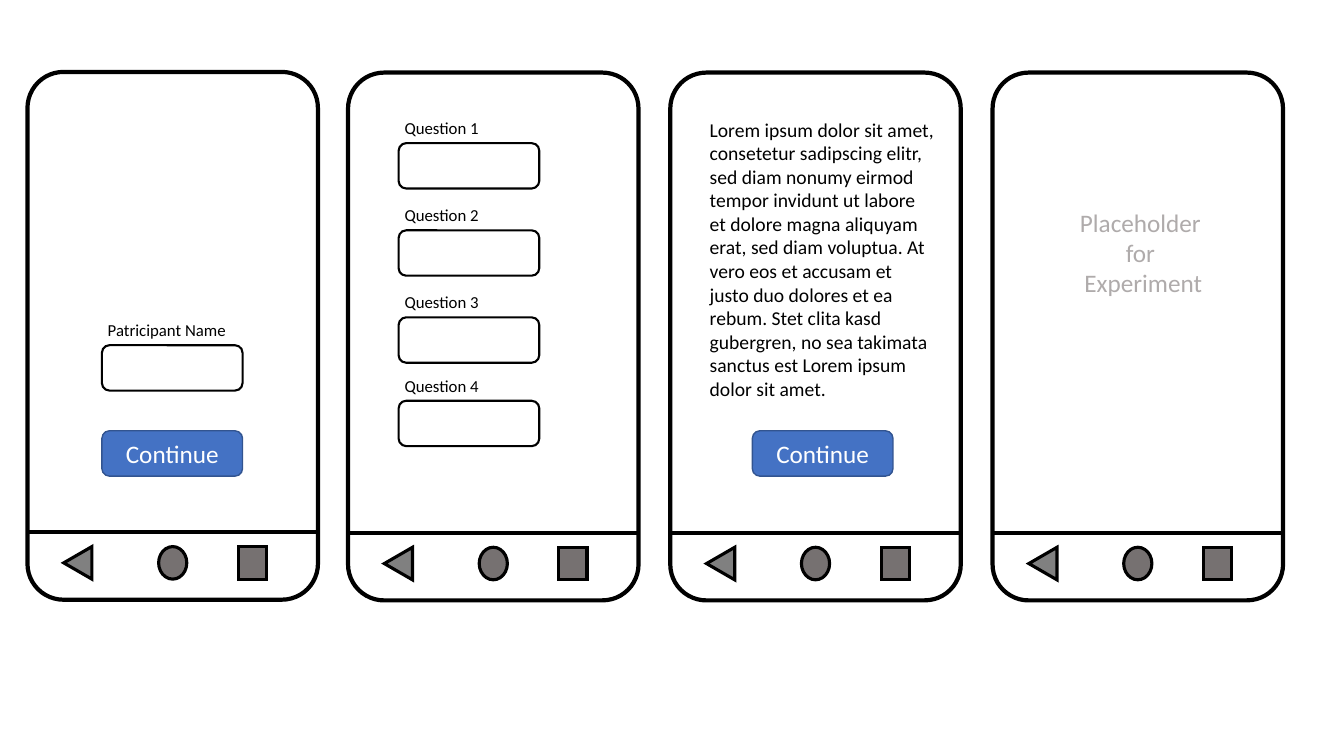
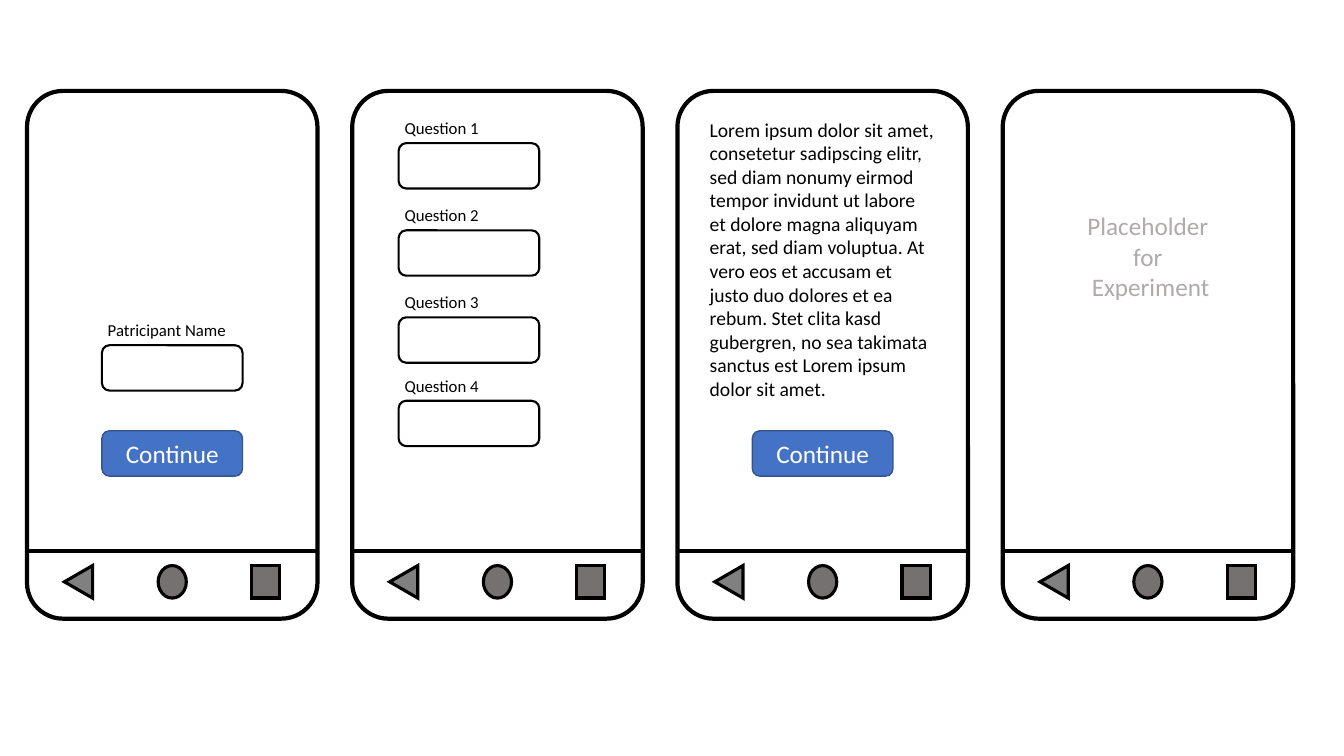
Before and after one commit to schneemax/master_thesis, a slide deck: slide 2 of Literature/_Archive/TechnicalImplementation250720231628.pptx. Drawn at 1344x756 pixels with LibreOffice and Linux fonts; fonts in the diff are those of the drawing. Boxes give left, top, right and bottom in pixels: in the first picture for what was removed or moved away, otherwise in the second. Text is boxed around its words. In the diff, an @@ line names an element or a change of style, - is before the commit and + after.

```diff
--- a/Literature/_Archive/TechnicalImplementation250720231628.pptx
+++ b/Literature/_Archive/TechnicalImplementation250720231628.pptx
@@ text "Placeholder": place and size @@
-text "Placeholder" at <box>1080,214,1202,296</box>
+text "Placeholder" at <box>1087,217,1210,300</box>
@@ 1 rounded rectangle, 1 line, 1 ellipse, 1 triangle: place and size @@
-1 rounded rectangle, 1 line, 1 ellipse, 1 triangle at <box>27,72,318,600</box>
+1 rounded rectangle, 1 line, 1 ellipse, 1 triangle at <box>27,91,318,619</box>
@@ rectangle: place and size @@
-rectangle at <box>238,546,266,579</box>
+rectangle at <box>252,566,280,598</box>
@@ 2 ellipses, 1 rounded rectangle, 1 triangle, 1 line: place and size @@
-2 ellipses, 1 rounded rectangle, 1 triangle, 1 line at <box>348,73,830,601</box>
+2 ellipses, 1 rounded rectangle, 1 triangle, 1 line at <box>352,91,837,619</box>
@@ rectangle: place and size @@
-rectangle at <box>559,547,587,580</box>
+rectangle at <box>577,566,605,598</box>
@@ rectangle: place and size @@
-rectangle at <box>881,547,909,580</box>
+rectangle at <box>902,566,931,598</box>
@@ 2 rounded rectangles, 2 triangles, 2 lines, 1 ellipse: place and size @@
-2 rounded rectangles, 2 triangles, 2 lines, 1 ellipse at <box>670,73,1284,601</box>
+2 rounded rectangles, 2 triangles, 2 lines, 1 ellipse at <box>678,91,1294,619</box>
@@ rectangle: place and size @@
-rectangle at <box>1204,547,1232,580</box>
+rectangle at <box>1227,566,1255,598</box>
```
Also in this commit, not shown: 1 slide added, 17 other files.
